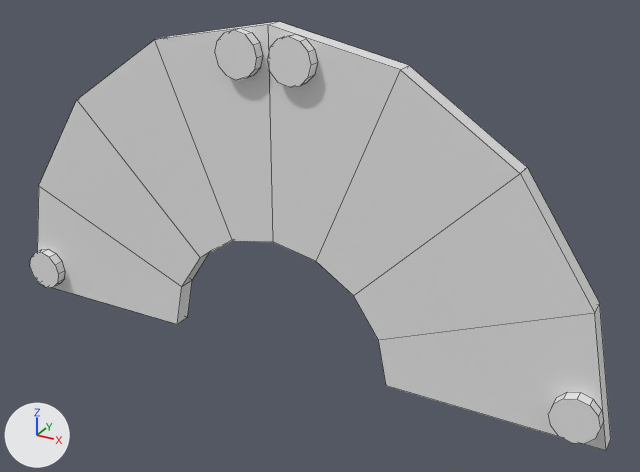
Two versions of the FBX model Assets/05_Models/Props/CircleHalf_6x6.fbx, one commit apart.
Before and after are seen from a camera (50 mm lens) standing at (0.42, -10.04, 2.61) and looking at (-0.93, -7.59, 1.39). Every picture has the same lights, and +X, +Y and +Z are marked at lower left. Mesh edges are drawn as thin lines. Where no turn or scale is listed for an object, it has been applied to the vertices.

Names of what the first picture shows: 'CircleHalf_6x6'.
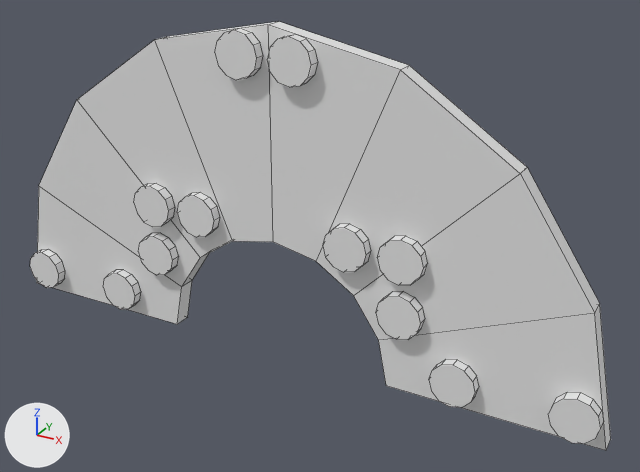
The newer file is also turned or shifted as a whole; pictures and numbers use the older file's frame.

Where the change shows, as pixel boxes [x1, y1, x2, y2] in the pictures (640 x 472 px):
part 1 of me_cube_776, added
    after: [177, 192, 220, 237]
part 2 of me_cube_776, added
    after: [323, 224, 371, 272]
part 3 of me_cube_776, added
    after: [377, 236, 428, 285]
part 4 of me_cube_776, added
    after: [134, 183, 175, 227]
part 5 of me_cube_776, added
    after: [138, 233, 179, 275]
part 6 of me_cube_776, added
    after: [376, 291, 425, 340]
part 7 of me_cube_776, added
    after: [429, 359, 479, 408]
part 8 of me_cube_776, added
    after: [103, 270, 141, 309]

The change in detail:
me_cube_776 has 222 vertices, 174 faces and spans x -1.2..1.2, y -0.06..0.05, z -0.53..0.67.
me_cube_776 is used by ob_circlehalf_6x6; location (-1.092, -7.62, 1.432).
me_cube_776 part 1: the loose piece of 24 vertices spanning x -0.18..-0.02, y -0.06..-0.02, z 0.49..0.65 is copied, and the copy is moved by (-0.2, 0.0, -0.6); it spans x -0.38..-0.22, y -0.06..-0.02, z -0.11..0.05.
me_cube_776 part 2: the loose piece of 24 vertices spanning x 0.02..0.18, y -0.06..-0.02, z 0.49..0.65 is copied, and the copy is moved by (0.2, 0.0, -0.6); it spans x 0.22..0.38, y -0.06..-0.02, z -0.11..0.05.
me_cube_776 part 3: the loose piece of 24 vertices spanning x 1.02..1.18, y -0.06..-0.02, z -0.51..-0.35 is copied, and the copy is moved by (-0.6, 0.0, 0.4); it spans x 0.42..0.58, y -0.06..-0.02, z -0.11..0.05.
me_cube_776 part 4: the loose piece of 24 vertices spanning x -0.18..-0.02, y -0.06..-0.02, z 0.49..0.65 is copied, and the copy is moved by (-0.4, 0.0, -0.6); it spans x -0.58..-0.42, y -0.06..-0.02, z -0.11..0.05.
me_cube_776 part 5: the loose piece of 24 vertices spanning x -1.18..-1.02, y -0.06..-0.02, z -0.51..-0.35 is copied, and the copy is moved by (0.6, 0.0, 0.2); it spans x -0.58..-0.42, y -0.06..-0.02, z -0.31..-0.15.
me_cube_776 part 6: the loose piece of 24 vertices spanning x 1.02..1.18, y -0.06..-0.02, z -0.51..-0.35 is copied, and the copy is moved by (-0.6, 0.0, 0.2); it spans x 0.42..0.58, y -0.06..-0.02, z -0.31..-0.15.
me_cube_776 part 7: the loose piece of 24 vertices spanning x 1.02..1.18, y -0.06..-0.02, z -0.51..-0.35 is copied, and the copy is moved by (-0.4, 0.0, 0.0); it spans x 0.62..0.78, y -0.06..-0.02, z -0.51..-0.35.
me_cube_776 part 8: the loose piece of 24 vertices spanning x -1.18..-1.02, y -0.06..-0.02, z -0.51..-0.35 is copied, and the copy is moved by (0.4, 0.0, 0.0); it spans x -0.78..-0.62, y -0.06..-0.02, z -0.51..-0.35.
